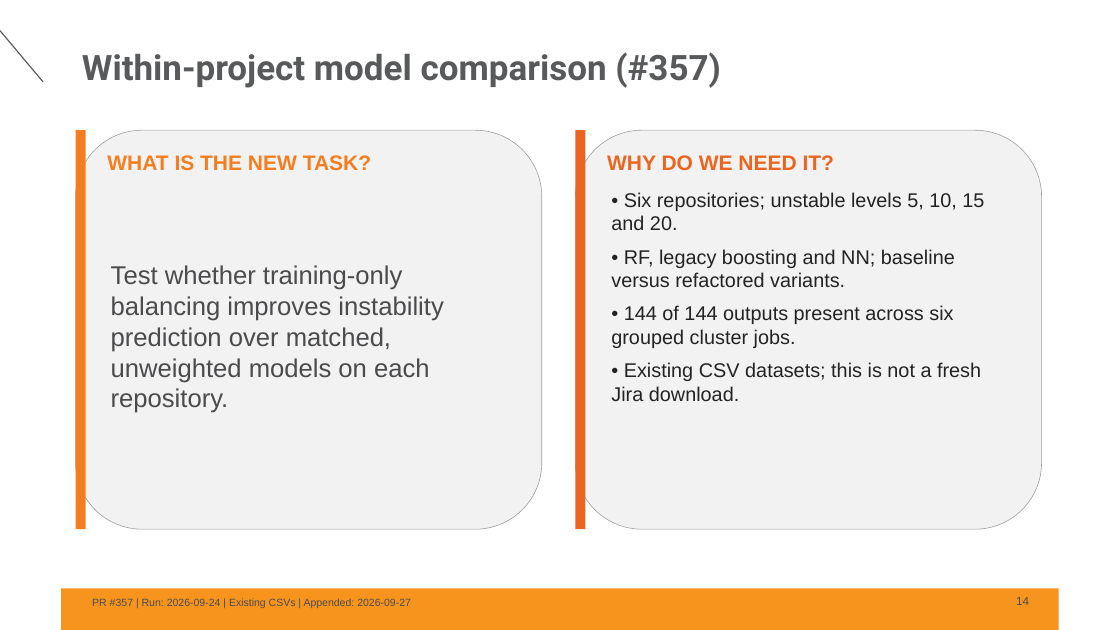
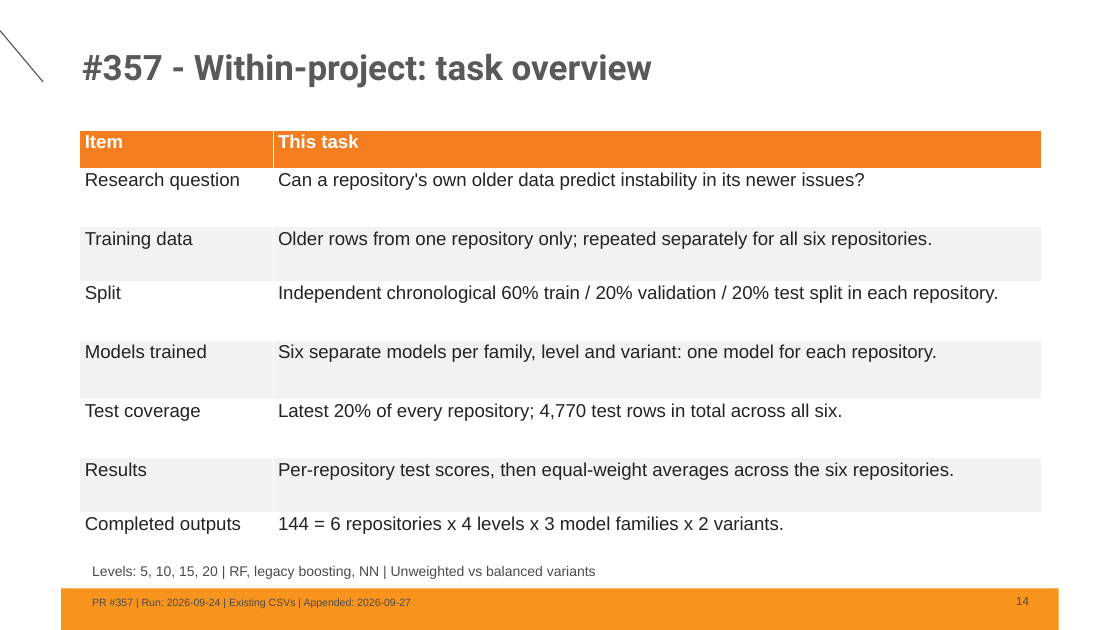
Before and after one commit to yakovelmaleh/Master, a slide deck: slide 14 of Tasks/sprint-data-analysis-summary/results/Master-Sprint-Summary-2026-09-24.pptx. Drawn at 1120x630 pixels with LibreOffice and Linux fonts; fonts in the diff are those of the drawing; background and template pictures are left out. Boxes give left, top, right and bottom in pixels: in the first picture for what was removed or moved away, otherwise in the second. Text is boxed around its words. In the diff, an @@ line names an element or a change of style, - is before the commit and + after.

```diff
--- a/Tasks/sprint-data-analysis-summary/results/Master-Sprint-Summary-2026-09-24.pptx
+++ b/Tasks/sprint-data-analysis-summary/results/Master-Sprint-Summary-2026-09-24.pptx
@@ title at box(82, 53, 652, 88): text changed @@
-Within-project model comparison (#357)
+#357 - Within-project: task overview
@@ rounded rectangle removed at box(76, 130, 542, 529) @@
@@ rectangle removed at box(76, 130, 86, 529) @@
@@ table added at box(80, 130, 1042, 550), 8 rows, 2 columns @@
+Item | This task
+Research question | Can a repository's own older data predict instability in its newer issues?
+Training data | Older rows from one repository only; repeated separately for all six repositories.
+Split | Independent chronological 60% train / 20% validation / 20% test split in each repository.
+Models trained | Six separate models per family, level and variant: one model for each repository.
+Test coverage | Latest 20% of every repository; 4,770 test rows in total across all six.
+Results | Per-repository test scores, then equal-weight averages across the six repositories.
+Completed outputs | 144 = 6 repositories x 4 levels x 3 model families x 2 variants.
@@ rounded rectangle removed at box(576, 130, 1042, 529) @@
@@ rectangle removed at box(576, 130, 586, 529) @@
@@ text removed at box(107, 155, 371, 170) @@
-WHAT IS THE NEW TASK?
@@ text removed at box(607, 155, 834, 170) @@
-WHY DO WE NEED IT?
@@ text removed at box(611, 192, 984, 401) @@
-• Six repositories; unstable levels 5, 10, 15 and 20.
-• RF, legacy boosting and NN; baseline versus refactored variants.
-• 144 of 144 outputs present across six grouped cluster jobs.
-• Existing CSV datasets; this is not a fresh Jira download.
@@ text removed at box(111, 265, 443, 413) @@
-Test whether training-only balancing improves instability prediction over matched, unweighted models on each repository.
@@ text added at box(92, 566, 596, 579), 12 pt, text #4B4B4D @@
+Levels: 5, 10, 15, 20 | RF, legacy boosting, NN | Unweighted vs balanced variants
```
Also in this commit, not shown: 3 other slides changed, 1 slide removed, 1 other file.
